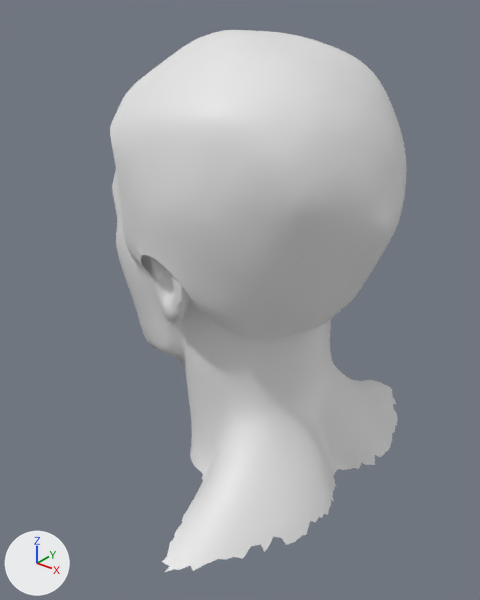
One commit to the FBX model Archives/Characters/Male/Male_Base/Male_Head_Hair.002.v1.fbx: the scene before it, then after it.
One viewpoint serves both versions: a 50 mm camera at (0.168, -0.215, 1.029) aimed at (0.002, -0.008, 0.901). Every picture has the same lights, and +X, +Y and +Z are marked at lower left. Both versions are drawn at the pose saved in each file; the numbers are the values there. The bones that change are drawn over the model as lines.

Names of what the first picture shows: 'Character_Head_Base', 'Character_Head_Hair.002'.
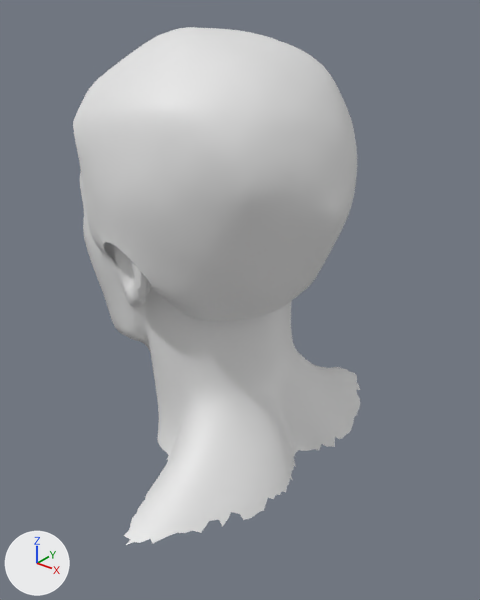
Boxes [x1, y1, x2, y2] around the edits, measured in the pictures (480 x 600 px):
'Character_Head_Hair.002', posed (69% taller): before [110, 30, 407, 337]; after [73, 27, 360, 545]
'Character_Head_Base', no longer drawn: before [112, 170, 398, 572]

The change, as a diff of the scene's bpy script:
```diff
--- a/Archives/Characters/Male/Male_Base/Male_Head_Hair.002.v1.fbx.py
+++ b/Archives/Characters/Male/Male_Base/Male_Head_Hair.002.v1.fbx.py
@@ bone_hips @@
 bone_hips = bpy.data.objects['Armature'].pose.bones['Hips']
-bone_hips.location = (0.0, 0.0, 0.0)
+bone_hips.location = (0.021, -0.003, 0.0)
```
